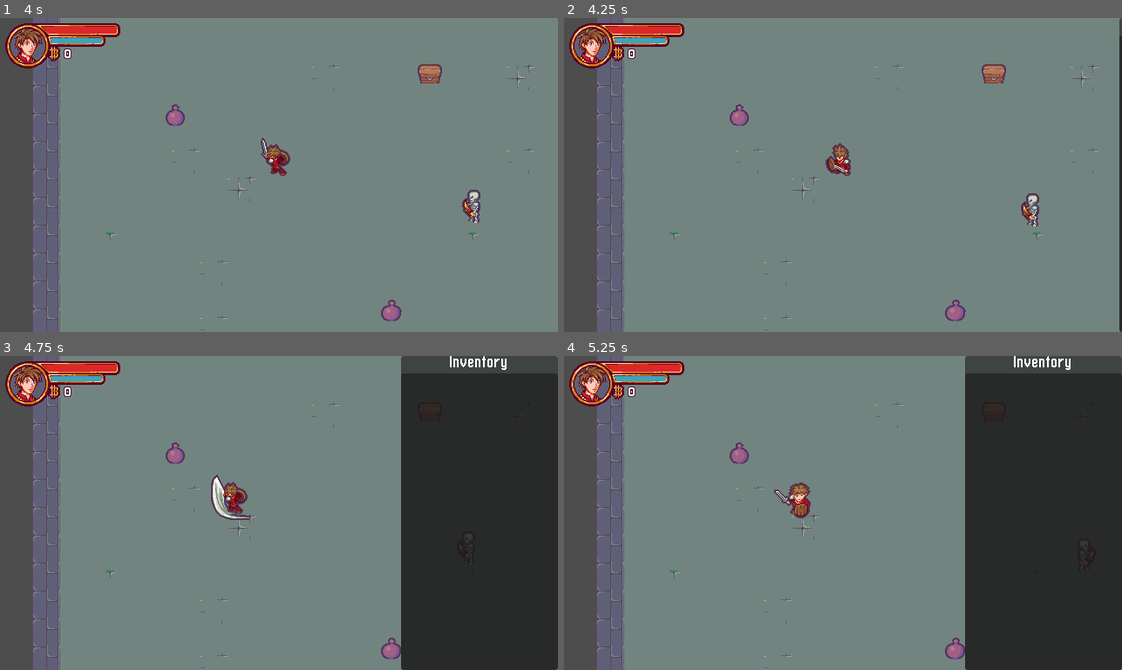
Above: before the commit, frames 1-4 (two rows, left to right).
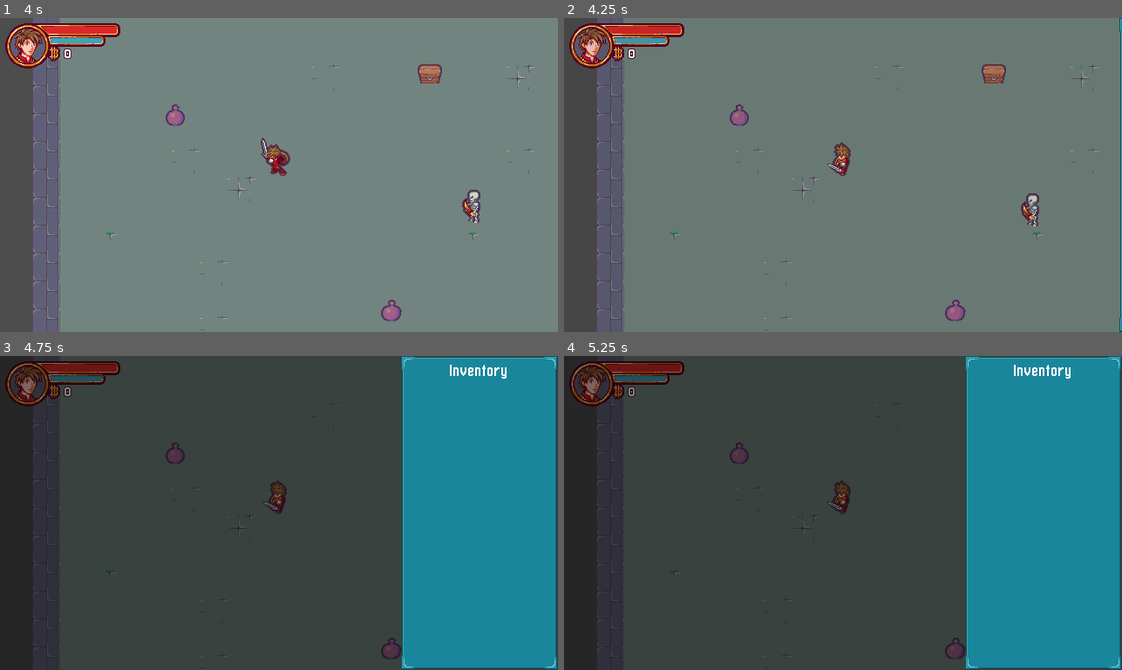
Above: after the commit, the same moments.

Repository: sylvainlap/game-002
Game: Godot game, scene res://Scenes/Levels/level.tscn
The game is run twice, just before and just after one commit, with the same random seed, the same clock (stepped at 60 frames per second) and the same inputs.
Inputs:
- Up to frame 1 (4 s): tap Enter (ui_accept) at 0.5, 0.77, 1.52, 3.02, 3.77 s; hold Right (ui_right) 0.53-1.28 s; hold Ctrl (block) 0.53-1.28 s; hold Down (ui_down) 1.28-2.03 s; tap Ctrl (block) at 1.35, 2.85 s; hold Right (ui_right) 2.03-2.78 s; hold Ctrl (block) 2.03-2.78 s; hold Up (ui_up) 2.78-3.53 s; hold Left (ui_left) from 3.53 s (still down); hold Ctrl (block) from 3.53 s (still down)
- Up to frame 2 (4.25 s): keep holding Left (ui_left); keep holding Ctrl (block); tap I (inventory) at 4.15 s
- Up to frame 3 (4.75 s): keep holding Left (ui_left); release Ctrl (block) at 4.28 s; tap Ctrl (block) at 4.35 s; tap Enter (ui_accept) at 4.52 s
- Up to frame 4 (5.25 s): release Left (ui_left) at 5.03 s; hold Down (ui_down) from 5.03 s (still down); hold Ctrl (block) from 5.03 s (still down)

Frame 1 is identical in both runs. In frame 2, 0.8% of the frame differs, in the area x 46-100%, y 0-100%; in frame 3, 100%, in the area x 0-100%, y 0-100%; in frame 4, 100%.

Commit message:
chore: video 23 finished

Diff:
--- a/Scenes/Levels/level.tscn
+++ b/Scenes/Levels/level.tscn
@@ -9,10 +9,11 @@
 [ext_resource type="Texture2D" uid="uid://bl2umm1s3bhy4" path="res://Scenes/UI/HUD/HUD.png" id="6_vcrfk"]
 [ext_resource type="Script" path="res://Scenes/UI/HUD/hud.gd" id="7_26xv8"]
 [ext_resource type="Texture2D" uid="uid://dxlgt5g6fy0ox" path="res://Scenes/UI/HUD/Portrait.png" id="7_t138d"]
-[ext_resource type="FontFile" uid="uid://tt6wvkapv35l" path="res://Scenes/UI/Font/BabaMediumPixels.ttf" id="8_o85kg"]
+[ext_resource type="Theme" uid="uid://dd22668pn7frn" path="res://Themes/main_theme.tres" id="8_6rsak"]
 [ext_resource type="Texture2D" uid="uid://df6uaggm7od1t" path="res://Scenes/UI/HUD/HUD_Mask.png" id="8_opxke"]
 [ext_resource type="Script" path="res://Scenes/Levels/item_factory.gd" id="10_cxcgg"]
 [ext_resource type="PackedScene" uid="uid://c6wmus4cqvgq6" path="res://Scenes/Actors/Enemies/Skeleton/skeleton.tscn" id="11_2atqc"]
+[ext_resource type="Script" path="res://Scenes/UI/black_veil.gd" id="13_awaru"]
 [ext_resource type="Script" path="res://Scenes/UI/Inventory/inventory.gd" id="13_bfcrs"]
 [ext_resource type="Script" path="res://Scenes/UI/Inventory/inventory_data_manager.gd" id="14_d0qw1"]
 [ext_resource type="PackedScene" uid="uid://dl0xd27c1ckhp" path="res://Scenes/InteractiveObjects/Door/door.tscn" id="14_n5fte"]
@@ -158,6 +159,7 @@
 position = Vector2(283, 243)
 
 [node name="UI_Container" type="CanvasLayer" parent="."]
+process_mode = 3
 
 [node name="UI" type="Control" parent="UI_Container"]
 texture_filter = 1
@@ -168,12 +170,12 @@
 grow_horizontal = 2
 grow_vertical = 2
 size_flags_horizontal = 4
-metadata/_edit_lock_ = true
+theme = ExtResource("8_6rsak")
 
 [node name="HUD" type="TextureRect" parent="UI_Container/UI"]
-layout_mode = 0
-offset_right = 40.0
-offset_bottom = 40.0
+layout_mode = 1
+offset_right = 151.0
+offset_bottom = 65.0
 texture = ExtResource("6_vcrfk")
 script = ExtResource("7_26xv8")
 
@@ -223,8 +225,17 @@
 offset_bottom = 49.0
 theme_override_colors/font_outline_color = Color(0.286522, 0, 0.141875, 1)
 theme_override_constants/outline_size = 3
-theme_override_fonts/font = ExtResource("8_o85kg")
 text = "0"
+
+[node name="BlackVeil" type="ColorRect" parent="UI_Container/UI"]
+layout_mode = 1
+anchors_preset = 15
+anchor_right = 1.0
+anchor_bottom = 1.0
+grow_horizontal = 2
+grow_vertical = 2
+color = Color(0, 0, 0, 0)
+script = ExtResource("13_awaru")
 
 [node name="Inventory" type="Control" parent="UI_Container/UI"]
 layout_mode = 1
@@ -250,15 +261,20 @@
 
 [node name="VBoxContainer" type="VBoxContainer" parent="UI_Container/UI/Inventory/Panel"]
 layout_mode = 1
-anchors_preset = 15
-anchor_right = 1.0
-anchor_bottom = 1.0
+anchors_preset = 8
+anchor_left = 0.5
+anchor_top = 0.5
+anchor_right = 0.5
+anchor_bottom = 0.5
+offset_left = -80.0
+offset_top = -170.0
+offset_right = 80.0
+offset_bottom = 170.0
 grow_horizontal = 2
 grow_vertical = 2
 
 [node name="Label" type="Label" parent="UI_Container/UI/Inventory/Panel/VBoxContainer"]
 layout_mode = 2
-theme_override_fonts/font = ExtResource("8_o85kg")
 text = "Inventory"
 horizontal_alignment = 1
 
@@ -274,5 +290,7 @@
 [node name="Door" parent="." instance=ExtResource("14_n5fte")]
 position = Vector2(544, 32)
 
+[connection signal="showed_changed" from="UI_Container/UI/Inventory" to="UI_Container/UI/Inventory/Panel/VBoxContainer/InventoryItemList" method="_on_inventory_showed_changed"]
+[connection signal="showed_changed" from="UI_Container/UI/Inventory" to="UI_Container/UI/BlackVeil" method="_on_inventory_showed_changed"]
 [connection signal="item_added" from="UI_Container/UI/Inventory/InventoryDataManager" to="UI_Container/UI/Inventory/Panel/VBoxContainer/InventoryItemList" method="_on_inventory_data_manager_item_added"]
 [connection signal="item_removed" from="UI_Container/UI/Inventory/InventoryDataManager" to="UI_Container/UI/Inventory/Panel/VBoxContainer/InventoryItemList" method="_on_inventory_data_manager_item_removed"]
--- a/Scenes/UI/Inventory/inventory.gd
+++ b/Scenes/UI/Inventory/inventory.gd
@@ -14,20 +14,27 @@
 	if Input.is_action_just_pressed("inventory"):
 		set_showed(!showed)
 
+	if Input.is_action_just_pressed("ui_up") && showed:
+		$Panel/VBoxContainer/InventoryItemList.navigate_up()
+
+	if Input.is_action_just_pressed("ui_down") && showed:
+		$Panel/VBoxContainer/InventoryItemList.navigate_down()
+
 
 func set_showed(value: bool) -> void:
 	if showed != value:
 		showed = value
-		showed_changed.emit()
+		showed_changed.emit(showed)
 
 
 func _animation() -> void:
-	var visibility_tween = get_tree().create_tween()
+	var visibility_tween = get_tree().create_tween().set_pause_mode(Tween.TWEEN_PAUSE_PROCESS)
 	if showed:
 		visibility_tween.tween_property(self, "position:x", -180, 0.5).set_trans(Tween.TRANS_CUBIC)
 	if !showed:
 		visibility_tween.tween_property(self, "position:x", 0, 0.5).set_trans(Tween.TRANS_CUBIC)
 
 
-func _on_showed_changed() -> void:
+func _on_showed_changed(_showed: bool) -> void:
 	_animation()
+	get_tree().set_pause(showed)
--- a/Scenes/UI/Inventory/inventory_item_list.gd
+++ b/Scenes/UI/Inventory/inventory_item_list.gd
@@ -1,5 +1,37 @@
 extends ItemList
 class_name InventoryItemList
+
+signal selected_item_id_changed
+
+var selected_item_id: int = -1 : set = set_selected_item_id, get = get_selected_item_id
+
+
+func _ready() -> void:
+	selected_item_id_changed.connect(_on_selected_item_id_changed)
+
+
+func set_selected_item_id(value: int) -> void:
+	print(value)
+	selected_item_id = value
+	selected_item_id_changed.emit(selected_item_id)
+
+
+func get_selected_item_id() -> int:
+	return selected_item_id
+
+
+func navigate_up() -> void:
+	if get_item_count() > 0:
+		set_selected_item_id(wrapi(selected_item_id - 1, 0, get_item_count()))
+	else:
+		set_selected_item_id(-1)
+
+
+func navigate_down() -> void:
+	if get_item_count() > 0:
+		set_selected_item_id(wrapi(selected_item_id + 1, 0, get_item_count()))
+	else:
+		set_selected_item_id(-1)
 
 
 func _find_item_in_list(item_amount: ItemAmount) -> int:
@@ -25,9 +57,26 @@
 			set_item_text(idx, text)
 
 
+func _update_selected_item(selected_item_id: int) -> void:
+	if selected_item_id == -1:
+		deselect_all()
+	else:
+		select(selected_item_id)
+
 func _on_inventory_data_manager_item_added(item_amount: ItemAmount) -> void:
 	update_item_display(item_amount)
 
 
 func _on_inventory_data_manager_item_removed(item_amount: ItemAmount) -> void:
 	update_item_display(item_amount)
+
+
+func _on_selected_item_id_changed(selected_item_id: int) -> void:
+	_update_selected_item(selected_item_id)
+
+
+func _on_inventory_showed_changed(showed: bool) -> void:
+	if showed && get_item_count() > 0:
+		set_selected_item_id(0)
+	else:
+		set_selected_item_id(-1)
--- /dev/null
+++ b/Scenes/UI/black_veil.gd
@@ -0,0 +1,13 @@
+extends ColorRect
+
+
+func _fade(fade_in: bool) -> void:
+	var color_tween = get_tree().create_tween().set_pause_mode(Tween.TWEEN_PAUSE_PROCESS)
+	if fade_in:
+		color_tween.tween_property(self, "color:a", 0.5, 0.5)
+	if !fade_in:
+		color_tween.tween_property(self, "color:a", 0.0, 0.5)
+
+
+func _on_inventory_showed_changed(showed: bool) -> void:
+	_fade(showed)
--- /dev/null
+++ b/Themes/main_theme.tres
@@ -0,0 +1,62 @@
+[gd_resource type="Theme" load_steps=11 format=3 uid="uid://dd22668pn7frn"]
+
+[ext_resource type="FontFile" uid="uid://bknn7578hh1ef" path="res://Themes/Font/BabaSmallPixel.ttf" id="1_4xnj0"]
+[ext_resource type="Texture2D" uid="uid://cfk7o5t17xiqf" path="res://Themes/Sprites/UI_Window.png" id="1_fsf8a"]
+[ext_resource type="Texture2D" uid="uid://bsk4x6wr6541m" path="res://Themes/Sprites/UI_Selection.png" id="1_xgke4"]
+[ext_resource type="FontFile" uid="uid://bd5jdrimglrw0" path="res://Themes/Font/BabaMediumPixels.ttf" id="2_xwgcc"]
+
+[sub_resource type="StyleBoxEmpty" id="StyleBoxEmpty_1u0cs"]
+
+[sub_resource type="StyleBoxTexture" id="StyleBoxTexture_if1yh"]
+texture = ExtResource("1_xgke4")
+texture_margin_left = 8.0
+texture_margin_top = 8.0
+texture_margin_right = 8.0
+texture_margin_bottom = 8.0
+axis_stretch_horizontal = 2
+axis_stretch_vertical = 2
+modulate_color = Color(1, 1, 1, 0.627451)
+
+[sub_resource type="StyleBoxEmpty" id="StyleBoxEmpty_5plbw"]
+
+[sub_resource type="StyleBoxTexture" id="StyleBoxTexture_q8yil"]
+texture = ExtResource("1_xgke4")
+texture_margin_left = 8.0
+texture_margin_top = 8.0
+texture_margin_right = 8.0
+texture_margin_bottom = 8.0
+axis_stretch_horizontal = 2
+axis_stretch_vertical = 2
+modulate_color = Color(1, 1, 1, 0.627451)
+
+[sub_resource type="StyleBoxTexture" id="StyleBoxTexture_c3yf7"]
+texture = ExtResource("1_xgke4")
+texture_margin_left = 8.0
+texture_margin_top = 8.0
+texture_margin_right = 8.0
+texture_margin_bottom = 8.0
+axis_stretch_horizontal = 2
+axis_stretch_vertical = 2
+modulate_color = Color(1, 1, 1, 0.627451)
+
+[sub_resource type="StyleBoxTexture" id="StyleBoxTexture_0bhph"]
+texture = ExtResource("1_fsf8a")
+texture_margin_left = 16.0
+texture_margin_top = 16.0
+texture_margin_right = 16.0
+texture_margin_bottom = 16.0
+axis_stretch_horizontal = 2
+axis_stretch_vertical = 2
+
+[resource]
+default_font = ExtResource("2_xwgcc")
+default_font_size = 16
+ItemList/colors/font_color = Color(1, 1, 1, 1)
+ItemList/font_sizes/font_size = 8
+ItemList/fonts/font = ExtResource("1_4xnj0")
+ItemList/styles/focus = SubResource("StyleBoxEmpty_1u0cs")
+ItemList/styles/hovered = SubResource("StyleBoxTexture_if1yh")
+ItemList/styles/panel = SubResource("StyleBoxEmpty_5plbw")
+ItemList/styles/selected = SubResource("StyleBoxTexture_q8yil")
+ItemList/styles/selected_focus = SubResource("StyleBoxTexture_c3yf7")
+Panel/styles/panel = SubResource("StyleBoxTexture_0bhph")
Not shown: 1 places in Scenes/Levels/level.tscn that only renumber resources
Renamed: Scenes/UI/Font/BabaMediumPixels.ttf -> Themes/Font/BabaMediumPixels.ttf
Not shown, changed: Themes/Font/BabaMediumPixels.ttf.import
Binary file added: Themes/Font/BabaSmallPixel.ttf
Not shown, added: Themes/Font/BabaSmallPixel.ttf.import
Binary file added: Themes/Sprites/UI_Selection.png
Not shown, added: Themes/Sprites/UI_Selection.png.import
Binary file added: Themes/Sprites/UI_Window.png
Not shown, added: Themes/Sprites/UI_Window.png.import
